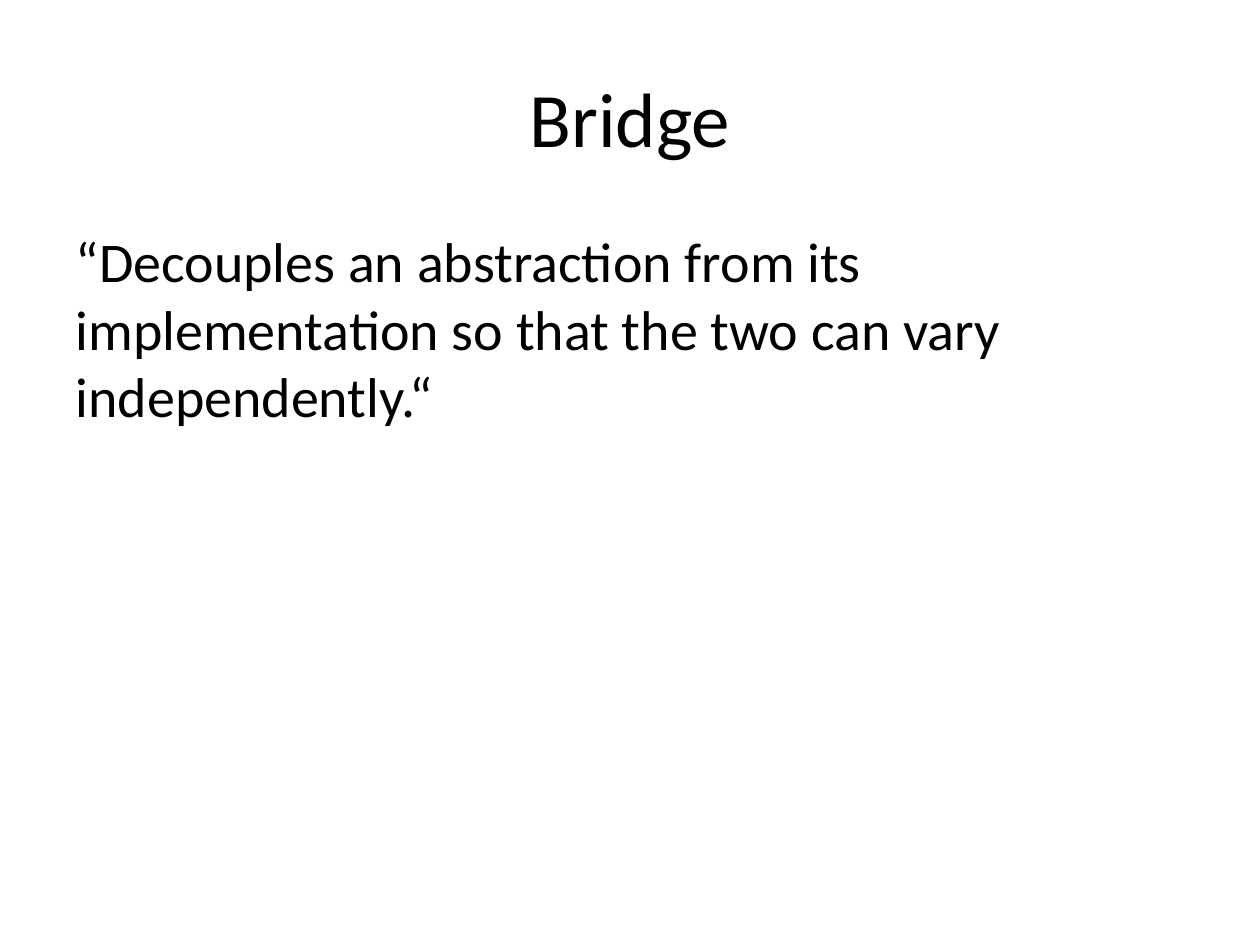
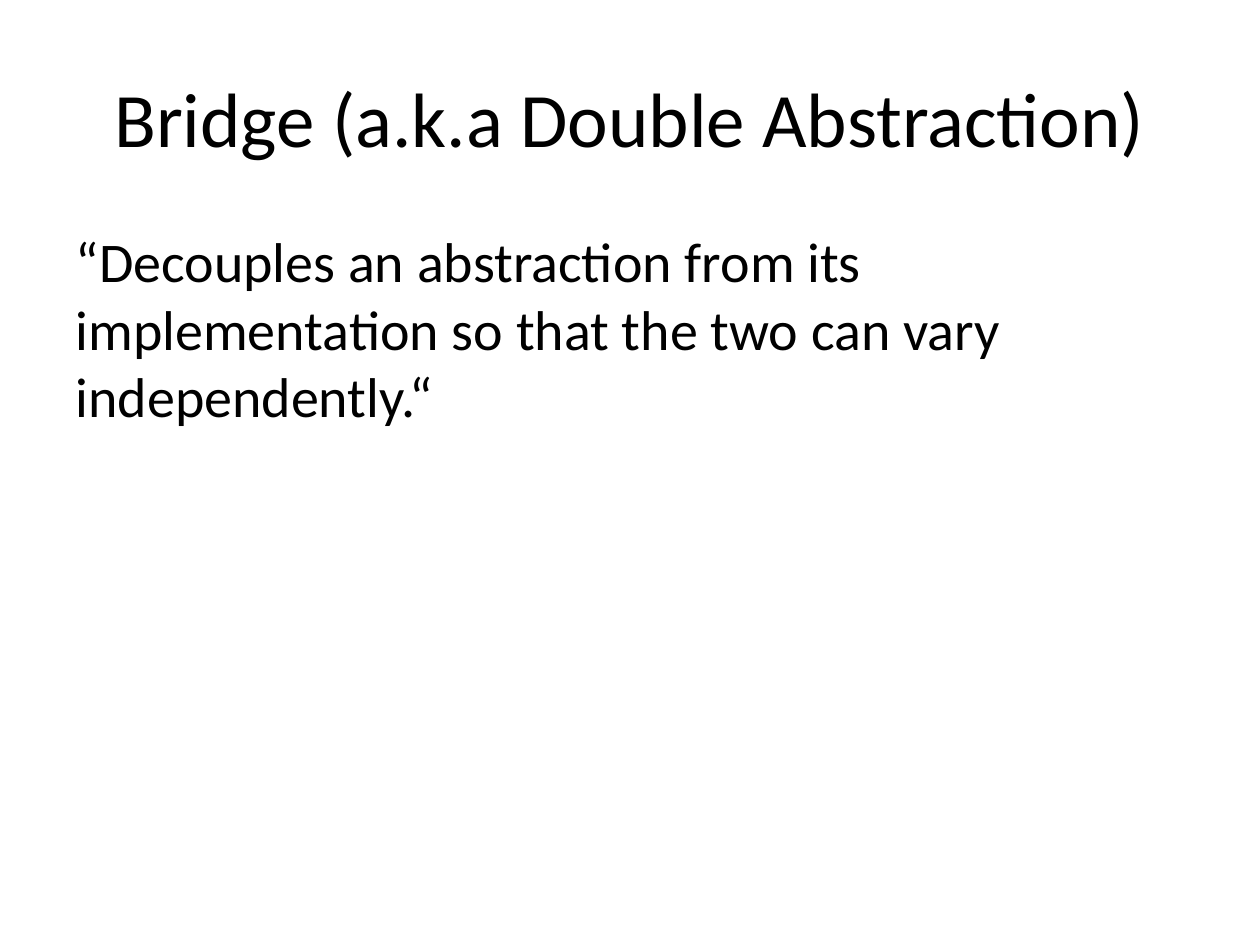
Before and after one commit to john-fitzpatrick/design_patterns, a slide deck: slide 18 of DesignPatterns.pptx (slide 16 before the commit). Drawn at 1260x945 pixels with LibreOffice and Linux fonts; fonts in the diff are those of the drawing. Boxes give left, top, right and bottom in pixels: in the first picture for what was removed or moved away, otherwise in the second. Text is boxed around its words. In the diff, an @@ line names an element or a change of style, - is before the commit and + after.

```diff
--- a/DesignPatterns.pptx
+++ b/DesignPatterns.pptx
@@ title at bbox=[114, 91, 1144, 161]: text changed @@
-Bridge
+Bridge (a.k.a Double Abstraction)
```
Also in this commit, not shown: 1 other slide changed, 4 slides added.
